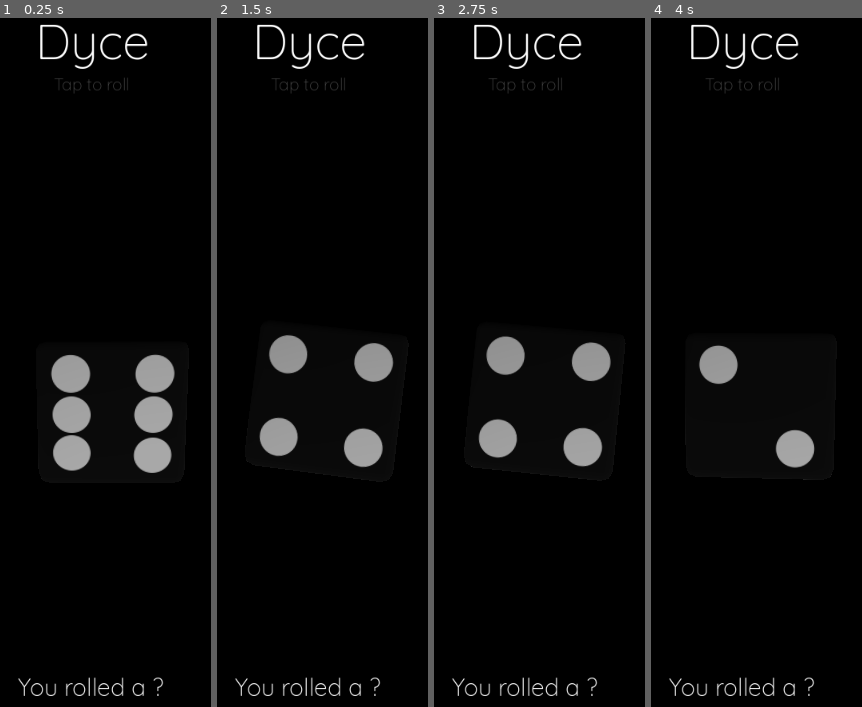
Above: before the commit, frames 1-4 (left to right).
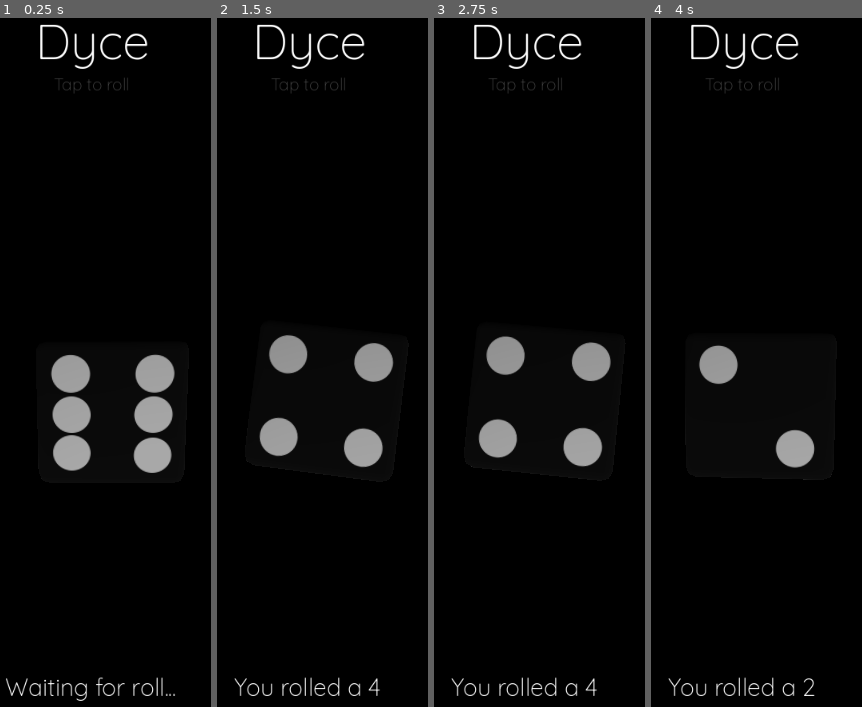
Above: after the commit, the same moments.

Repository: Mechinsam/Dyce
Game: Godot game, scene res://scenes/main.tscn
Two runs of this game, one before a commit and one after it. Both use one fixed random seed, a clock stepped at 60 frames per second and the inputs below.
Inputs (mouse positions are in pixels of both pictures, inside the frame that each line leads up to):
- Up to frame 1 (0.25 s): no input
- Up to frame 2 (1.5 s): tap Enter at 0.5, 1.25 s; move the mouse to (406, 328) at 0.52 s; click (406, 328) at 0.6 s; move the mouse to (217, 410) at 1.27 s; click (217, 410) at 1.35 s
- Up to frame 3 (2.75 s): tap Enter at 2 s; move the mouse to (569, 190) at 2.02 s; click (569, 190) at 2.1 s
- Up to frame 4 (4 s): tap Enter at 2.75, 3.5 s; move the mouse to (718, 527) at 2.77 s; click (718, 527) at 2.85 s; move the mouse to (outside the picture) at 3.52 s; click (outside the picture) at 3.6 s

The runs differ from the first frame. In frame 1, 0.8% of the frame differs, in the area x 2-83%, y 95-100%; in frame 2, 0.6%; in frame 3, 0.6%; in frame 4, 0.5%.

Commit message:
finished app

Diff:
--- a/Dyce/dice.gd
+++ b/Dyce/dice.gd
@@ -3,7 +3,6 @@
 
 var rng = RandomNumberGenerator.new()
 var roll = 0
-@export var camera : Camera3D
 @export var ui : CanvasLayer
 
 var rolls = [
@@ -18,5 +17,6 @@
 func _process(delta):
 	if Input.is_action_just_pressed("roll"):
 		roll = rng.randi_range(1, 6)
+		ui.get_node("Label").text = "You rolled a " + str(roll) + ""
 
 	rotation = rotation.lerp(rolls[roll-1], 0.5)
--- a/Dyce/project.godot
+++ b/Dyce/project.godot
@@ -35,4 +35,5 @@
 [rendering]
 
 renderer/rendering_method="mobile"
+textures/vram_compression/import_etc2_astc=true
 environment/defaults/default_clear_color=Color(0, 0, 0, 1)
--- a/Dyce/scenes/main.tscn
+++ b/Dyce/scenes/main.tscn
@@ -11,11 +11,6 @@
 transform = Transform3D(0.803857, 0.127729, -0.580947, 0, 0.976672, 0.214735, 0.594823, -0.172616, 0.785105, -4.709, 2.08, 5.884)
 current = true
 
-[node name="Dice" type="MeshInstance3D" parent="."]
-transform = Transform3D(1, 0, 0, 0, 1, 0, 0, 0, 1, -0.651969, 0, 0.115393)
-visible = false
-mesh = ExtResource("1_t0jxa")
-
 [node name="DirectionalLight3D" type="DirectionalLight3D" parent="."]
 transform = Transform3D(0.100886, -0.899653, -0.424791, 0.839618, 0.306043, -0.448754, 0.533727, -0.311389, 0.78624, -3.62342, 3.24972, 4.28979)
 light_energy = 0.61
@@ -24,6 +19,7 @@
 
 [node name="Main UI" parent="." instance=ExtResource("2_jtx5n")]
 
-[node name="Dice2" type="MeshInstance3D" parent="."]
+[node name="Dice2" type="MeshInstance3D" parent="." node_paths=PackedStringArray("ui")]
 mesh = ExtResource("1_t0jxa")
 script = ExtResource("3_smfq4")
+ui = NodePath("../Main UI")
--- a/Dyce/scenes/ui.tscn
+++ b/Dyce/scenes/ui.tscn
@@ -54,6 +54,6 @@
 offset_left = -281.5
 offset_top = -123.0
 offset_right = 280.5
-text = "You rolled a ?"
+text = "Waiting for roll..."
 label_settings = SubResource("LabelSettings_gn7b8")
 horizontal_alignment = 1
Not shown, changed: Dyce/dice/dice-a0d9cf6ebc2414f1d35581457198a398_dice_texture.png.import
Not shown, changed: Dyce/dice/dice_texture.png.import
